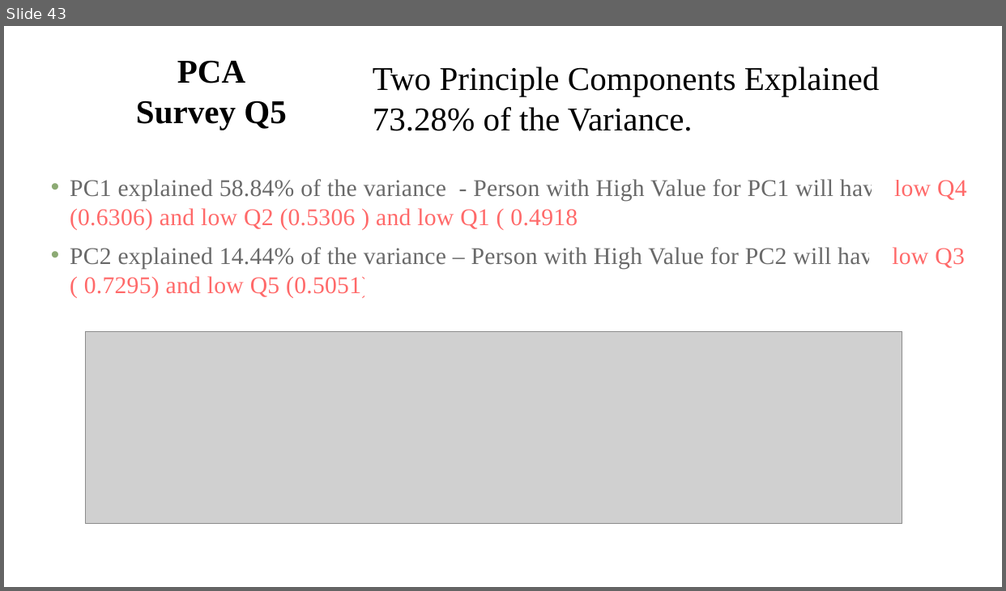
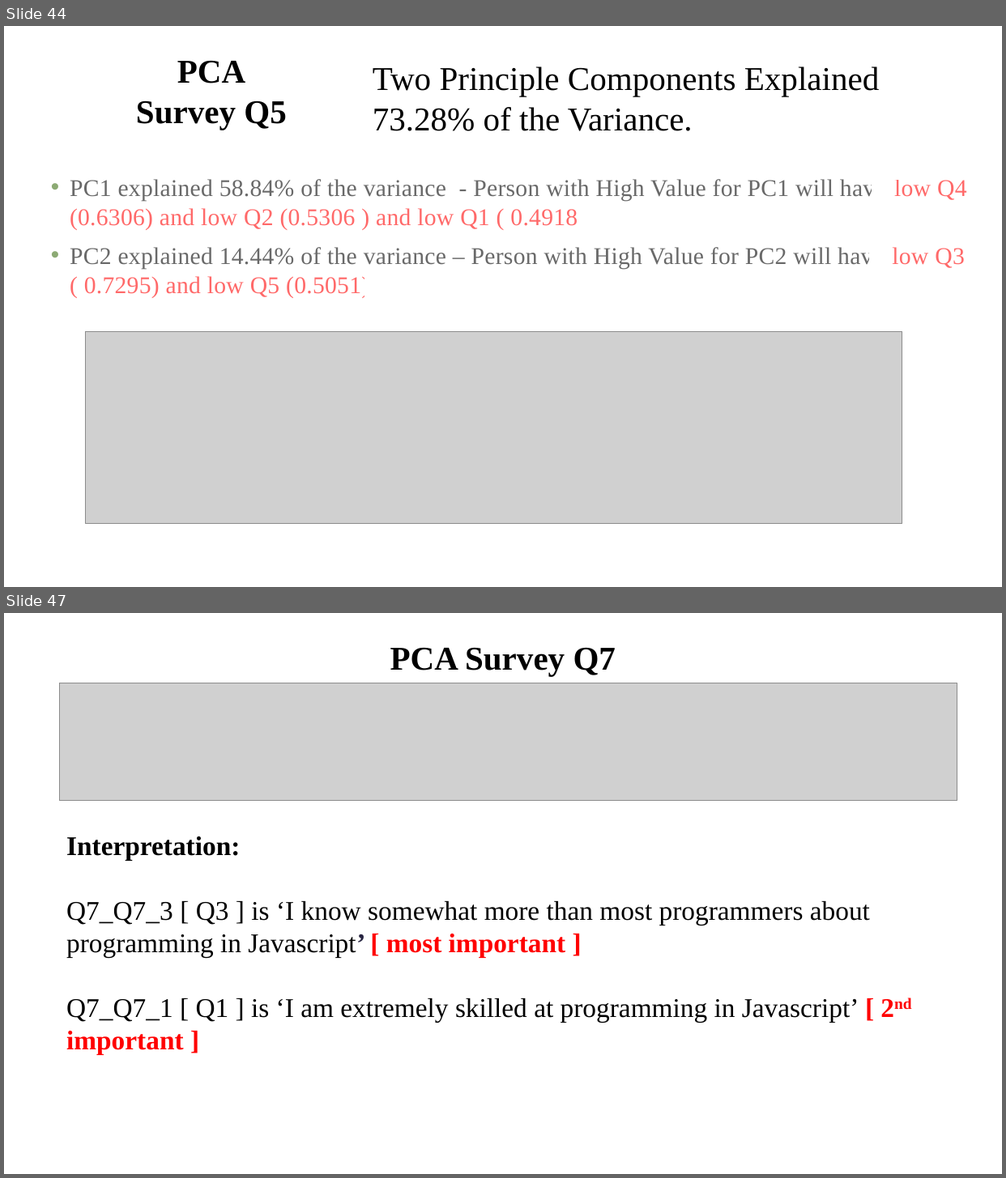
Before and after one commit to ironhacks/spring-2017-analysis, a slide deck: surveys/survey_analysis_and_pca_theory.pptx. Shown one above the other, each under a label of ours: slide 43 before the commit, slides 44 and 47 after it; the slides between them are not shown. The pictures are 1006x591 and 1006x1178 pixels, drawn with LibreOffice and Linux fonts; fonts in the diff are those of the drawing; grey boxes stand for pictures. Boxes give left, top, right and bottom in pixels: in the first picture for what was removed or moved away, otherwise in the second. Text is boxed around its words. In the diff, an @@ line names an element or a change of style, - is before the commit and + after.

Commit message:
survey question

```diff
--- a/surveys/survey_analysis_and_pca_theory.pptx
+++ b/surveys/survey_analysis_and_pca_theory.pptx
@@ slide 47 added at (4, 613, 1002, 1174), background #FFFFFF @@
@@ title added at (390, 647, 616, 676), 32 pt, text #000000, bold @@
+PCA Survey Q7
@@ picture added at (59, 683, 957, 801) @@
@@ text added at (66, 837, 870, 1055), 26 pt, text #000000 @@
+Interpretation:
+Q7_Q7_3 [ Q3 ] is ‘I know somewhat more than most programmers about programming in Javascript’ [ most important ]
+Q7_Q7_1 [ Q1 ] is ‘I am extremely skilled at programming in Javascript’ [ 2nd important ]
@@ what was slide 43 is now slide 44 @@
```
Also in this commit, not shown: 2 other slides added, 4 other files.
